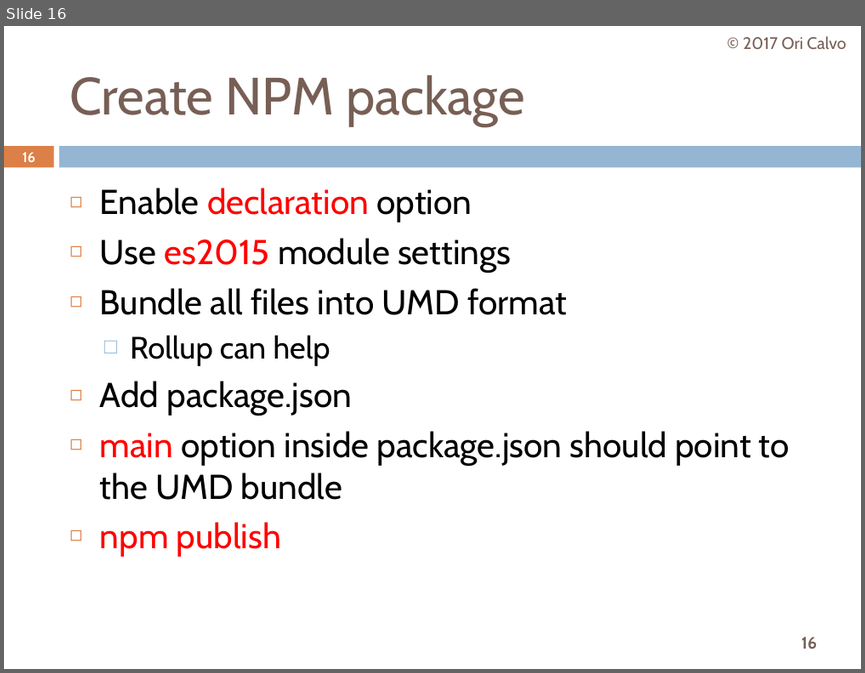
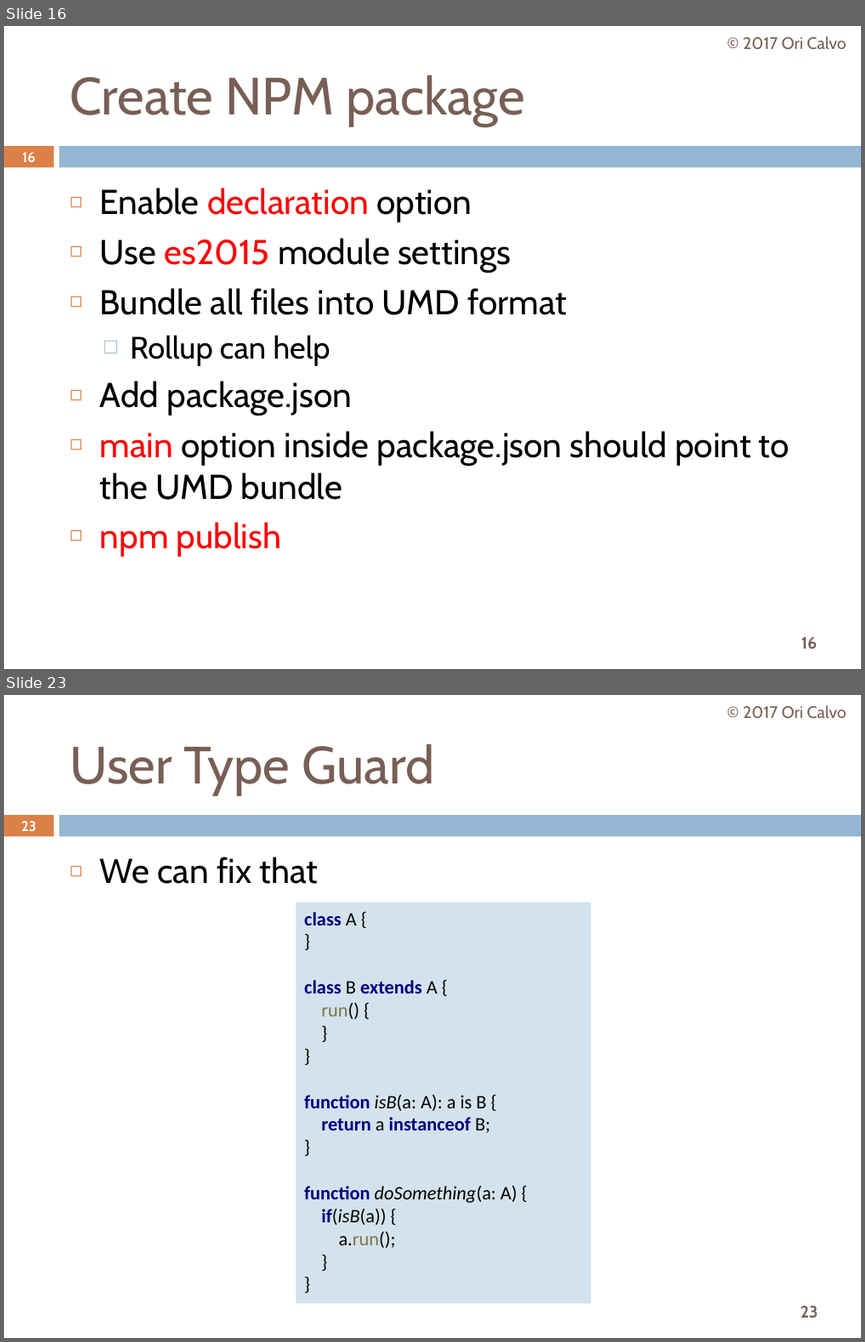
Before and after one commit to oricalvo/meetup-typescript-tips-and-tricks, a slide deck: Typescript Tips & Tricks.pptx. Shown one above the other, each under a label of ours: slide 16 before the commit, slides 16 and 23 after it; the slides between them are not shown. The pictures are 865x673 and 865x1342 pixels, drawn with LibreOffice and Linux fonts; fonts in the diff are those of the drawing; background and template pictures are left out. Boxes give left, top, right and bottom in pixels: in the first picture for what was removed or moved away, otherwise in the second. Text is boxed around its words. In the diff, an @@ line names an element or a change of style, - is before the commit and + after.

```diff
--- a/Typescript Tips & Tricks.pptx
+++ b/Typescript Tips & Tricks.pptx
@@ slide 23 added at [4,695,861,1338], background #FFFFFF; not listed: 3 template elements that a slide beside it also shows @@
@@ text added at [743,705,846,719], 14 pt, text #775F55 @@
+© 2017 Ori Calvo
@@ title added at [69,744,434,795], 44 pt, text #775F55 @@
+User Type Guard
@@ page number added at [21,821,36,831], 11.9 pt, text #FFFFFF, bold @@
+23
@@ text added at [100,857,318,884], 29 pt, text #000000 @@
+◻ We can fix that
@@ rectangle added at [296,902,590,1304], fill #D4E2ED, 16 pt, text #000000 @@
+class A {
+}
+class B extends A {
+run() {
+}
+}
+function isB(a: A): a is B {
+return a instanceof B;
+}
+function doSomething(a: A) {
+if(isB(a)) {
+a.run();
+}
+}
```
Also in this commit, not shown: 11 other slides added.
